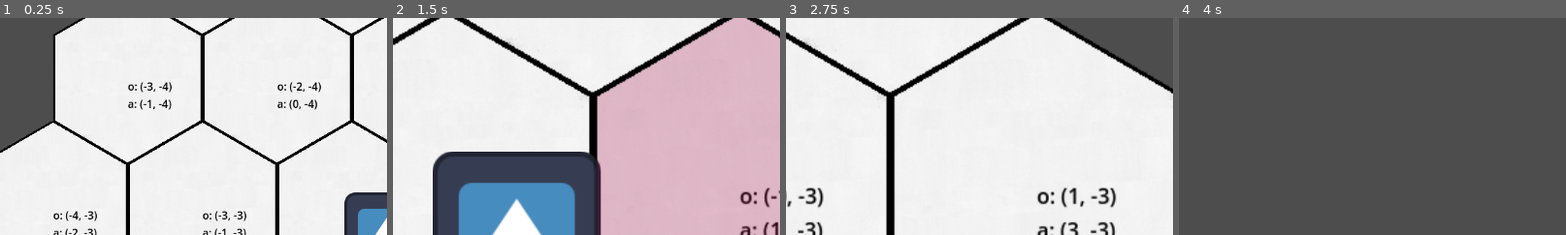
Above: before the commit, frames 1-4 (left to right).
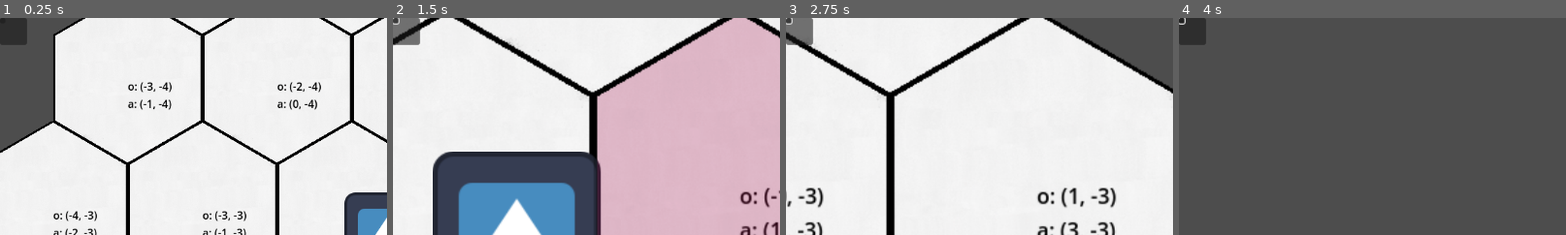
Above: after the commit, the same moments.

Repository: MHryciuk1/tactician
Game: Godot game, scene res://nodes/Tests/level_test.tscn
The game is run twice, just before and just after one commit, with the same random seed, the same clock (stepped at 60 frames per second) and the same inputs. This scene is started directly instead of the project's main scene. The engine's default icon, where the game draws it, is replaced by a stand-in: a white triangle on a blue panel in a dark square.
Inputs (mouse positions are % of the whole screen's width and height, from its top left):
- Up to frame 1 (0.25 s): no input
- Up to frame 2 (1.5 s): click (0, 1) at 0.52 s; tap Enter at 1.25 s; move the mouse to (72, 45) at 1.27 s; hold D (Right) from 1.28 s (still down); tap Mouse wheel up (Zoom_In) at 1.35 s; click (72, 45) at 1.42 s
- Up to frame 3 (2.75 s): release D (Right) at 2 s; drag from (30, 55) to (45, 70) at 2.02 s
- Up to frame 4 (4 s): tap Space at 2.75 s; move the mouse to (60, 28) at 2.77 s; hold D (Right) 2.78-3.5 s; tap Mouse wheel up (Zoom_In) at 2.85 s; tap Enter at 3.5 s; drag from (45, 70) to (20, 35) at 3.52 s
The pictures show only the part of the screen within x 0-50%, y 0-50%; the shares and areas given below are measured in that part.

The runs differ from the first frame. In frame 1, 0.9% of the frame differs, in the area x 0-8%, y 0-13%; in frame 2, 0.7%; in frame 3, 0.8%; in frame 4, 0.9%.
Error after the commit: Invalid access to property or key 'turn_number' on a base object of type 'Nil'. (res://Scripts/ui_manager.gd:12)

Commit message:
added turn ui and updates lm to match

Diff:
--- a/Scripts/logic_manager.gd
+++ b/Scripts/logic_manager.gd
@@ -3,6 +3,11 @@
 var hex_grid : Node = null
 var units : Array = []
 var ui : UIManager = null
+var turn_number: int = 1
+var current_player: int = 1
+var p1vision: Array = []
+var p2vision: Array = []
+
 
 func do_effect(source_unit: Node, effect_function:Callable, targets: Array) -> void:
 	for target in targets:
@@ -17,6 +22,7 @@
 		return
 	hex_grid.set_node_location(unit, target_cord)
 	unit.current_cord = target_cord
+	#need to update vision arrays and update fog based on where unit is moved to
 	print(unit.unit_type, "moved to: ", target_cord)
 
 
@@ -28,8 +34,10 @@
 
 
 func turn_end() -> void:
-	#need to decide what happens here
-	print("Turn ended.")
+	current_player = 3 - current_player
+	turn_number += 1
+	#need to turn all hexes except those in current player's vision to fog
+	#also need to reset all unit's movement numbers
 
 
 
--- a/Scripts/ui_manager.gd
+++ b/Scripts/ui_manager.gd
@@ -2,6 +2,22 @@
 class_name UIManager
 
 @onready var move_list: VBoxContainer = $MoveOptions
+@onready var turn_label      = $TurnPanel/TurnLabel    as Label
+@onready var player_label    = $TurnPanel/PlayerLabel  as Label
+@onready var end_turn_button = $TurnPanel/EndTurnButton as Button
+var lm: Node
+
+func _ready() -> void:
+	end_turn_button.pressed.connect(Callable(self, "_on_end_turn_pressed"))
+	_update_turn_display(lm.turn_number, lm.current_player)
+
+func _on_end_turn_pressed() -> void:
+	lm.turn_end()
+	_update_turn_display(lm.turn_number, lm.current_player)
+
+func _update_turn_display(turn_number: int, current_player: int):
+	turn_label.text   = "Turn: %d"     % turn_number
+	player_label.text = "Player: P%d"  % current_player
 
 func send_data(ui_id: String, stats: Dictionary, moves: Array) -> void:
 
--- a/nodes/Tests/level_test.tscn
+++ b/nodes/Tests/level_test.tscn
@@ -2,8 +2,8 @@
 
 [ext_resource type="Script" uid="uid://c5rhyur4xs6uf" path="res://Scripts/logic_manager.gd" id="1_8m837"]
 [ext_resource type="Script" uid="uid://cq6xfied52tag" path="res://Scripts/level_test.gd" id="1_45dpy"]
-[ext_resource type="PackedScene" uid="uid://dn76l7tnyncxh" path="res://Nodes/UI/hex_grid.tscn" id="2_45dpy"]
-[ext_resource type="PackedScene" uid="uid://jvxo8n2p3x3g" path="res://Nodes/UI/moveable_camera.tscn" id="3_wbwiv"]
+[ext_resource type="PackedScene" uid="uid://dn76l7tnyncxh" path="res://nodes/UI/hex_grid.tscn" id="2_45dpy"]
+[ext_resource type="PackedScene" uid="uid://jvxo8n2p3x3g" path="res://nodes/UI/moveable_camera.tscn" id="3_wbwiv"]
 [ext_resource type="Texture2D" uid="uid://bpqkwmpdm6hn7" path="res://icon.svg" id="4_wbwiv"]
 [ext_resource type="Script" uid="uid://dxk5qf2akgabk" path="res://Scripts/ui_manager.gd" id="5_t1dee"]
 
@@ -35,5 +35,24 @@
 offset_right = 40.0
 offset_bottom = 40.0
 
+[node name="TurnPanel" type="Panel" parent="UI"]
+offset_right = 40.0
+offset_bottom = 40.0
+
+[node name="TurnLabel" type="Label" parent="UI/TurnPanel"]
+layout_mode = 0
+offset_right = 40.0
+offset_bottom = 23.0
+
+[node name="PlayerLabel" type="Label" parent="UI/TurnPanel"]
+layout_mode = 0
+offset_right = 40.0
+offset_bottom = 23.0
+
+[node name="EndTurnButton" type="Button" parent="UI/TurnPanel"]
+layout_mode = 0
+offset_right = 8.0
+offset_bottom = 8.0
+
 [connection signal="cell_left_clicked" from="Hex_Grid" to="." method="_on_hex_grid_cell_left_clicked"]
 [connection signal="cell_right_clicked" from="Hex_Grid" to="." method="_on_hex_grid_cell_right_clicked"]
